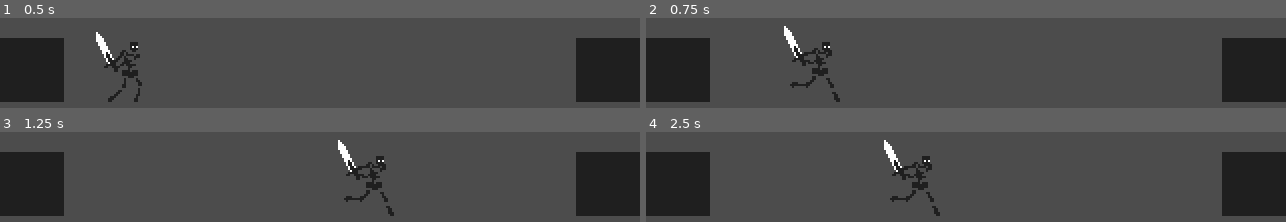
Above: before the commit, frames 1-4 (two rows, left to right).
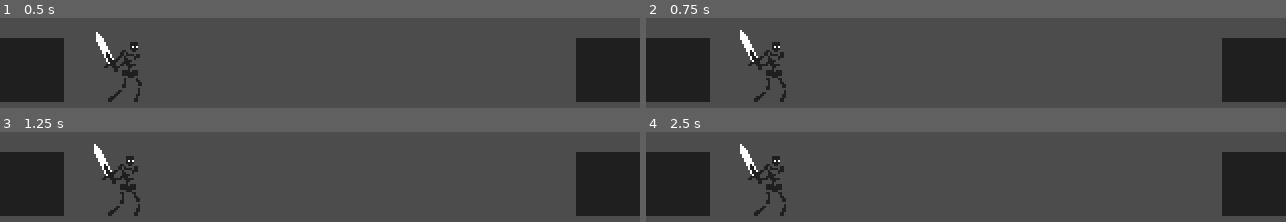
Above: after the commit, the same moments.

Repository: dw3nt/hb-grave-in-godot
Game: Godot game, scene res://Graveyard.tscn
The game is run twice, just before and just after one commit, with the same random seed, the same clock (stepped at 60 frames per second) and the same inputs.
Inputs:
- Up to frame 1 (0.5 s): no input
- Up to frame 2 (0.75 s): hold D (move_right) from 0.53 s (still down)
- Up to frame 3 (1.25 s): keep holding D (move_right)
- Up to frame 4 (2.5 s): release D (move_right) at 1.28 s; hold A (move_left) 1.28-2.03 s; hold D (move_right) from 2.03 s (still down)

Frame 1 is identical in both runs. In frame 2, 2.9% of the frame differs, in the area x 14-31%, y 8-94%; in frame 3, 2.9%; in frame 4, 2.9%.

Commit message:
beginnings of state machine

Diff:
--- a/Skeleton.gd
+++ b/Skeleton.gd
@@ -1,11 +1,18 @@
 extends KinematicBody2D
+
+enum State { MOVE, ROLL }
 
 const MAX_RUN_SPEED = 200
 const ACCELERATION = 20
 
+onready var state = State.MOVE
 var motion = Vector2()
 
 func _physics_process(delta):
+	move_and_slide(motion)
+
+
+func process_move():
 	if should_stop():
 		motion.x = lerp(motion.x, 0, 0.25)
 		$Anim.play("idle")
@@ -20,8 +27,6 @@
 	else:
 		$Anim.play("idle")
 
-	move_and_slide(motion)
-
 
 func should_stop():
 	return (!Input.is_action_pressed("move_left") && !Input.is_action_pressed("move_right")) || (Input.is_action_pressed("move_left") && Input.is_action_pressed("move_right"))
